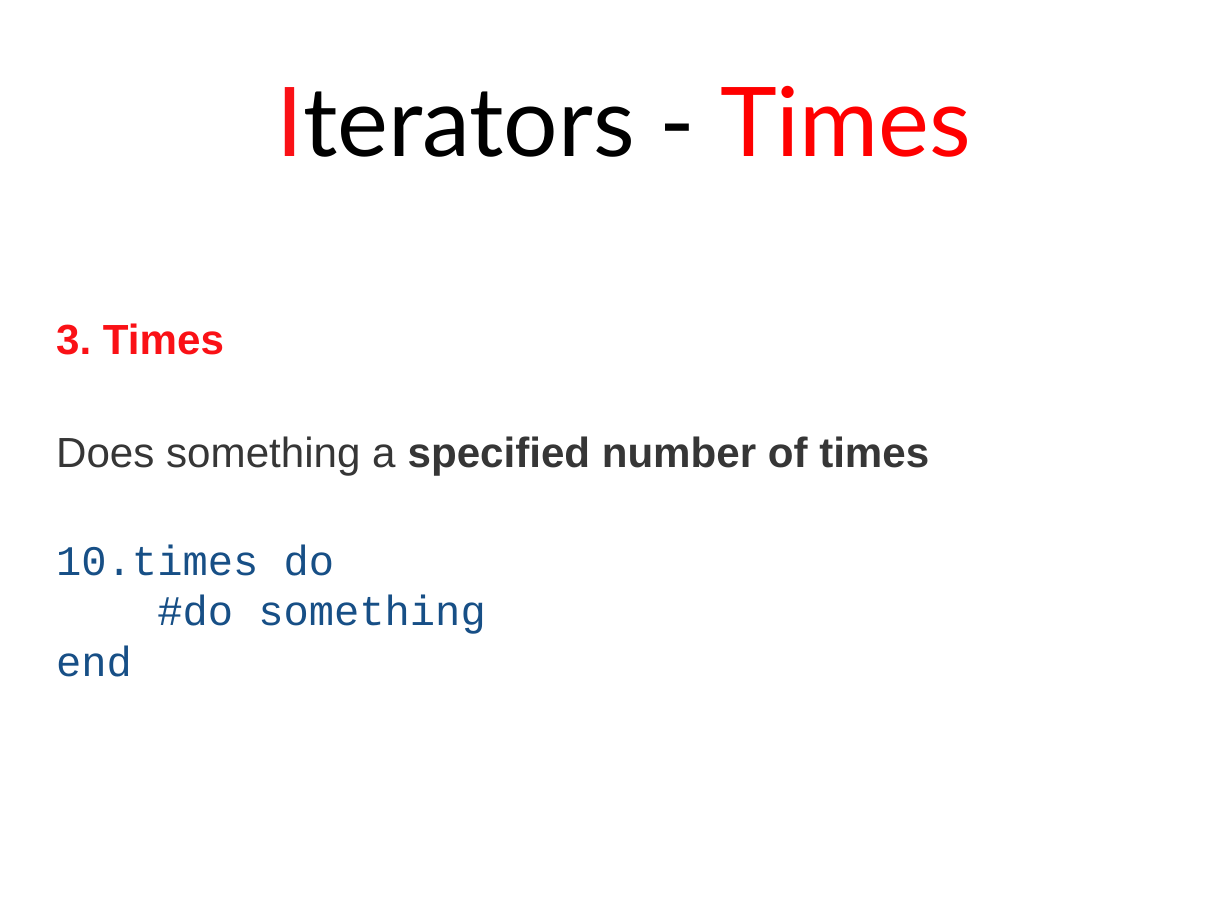
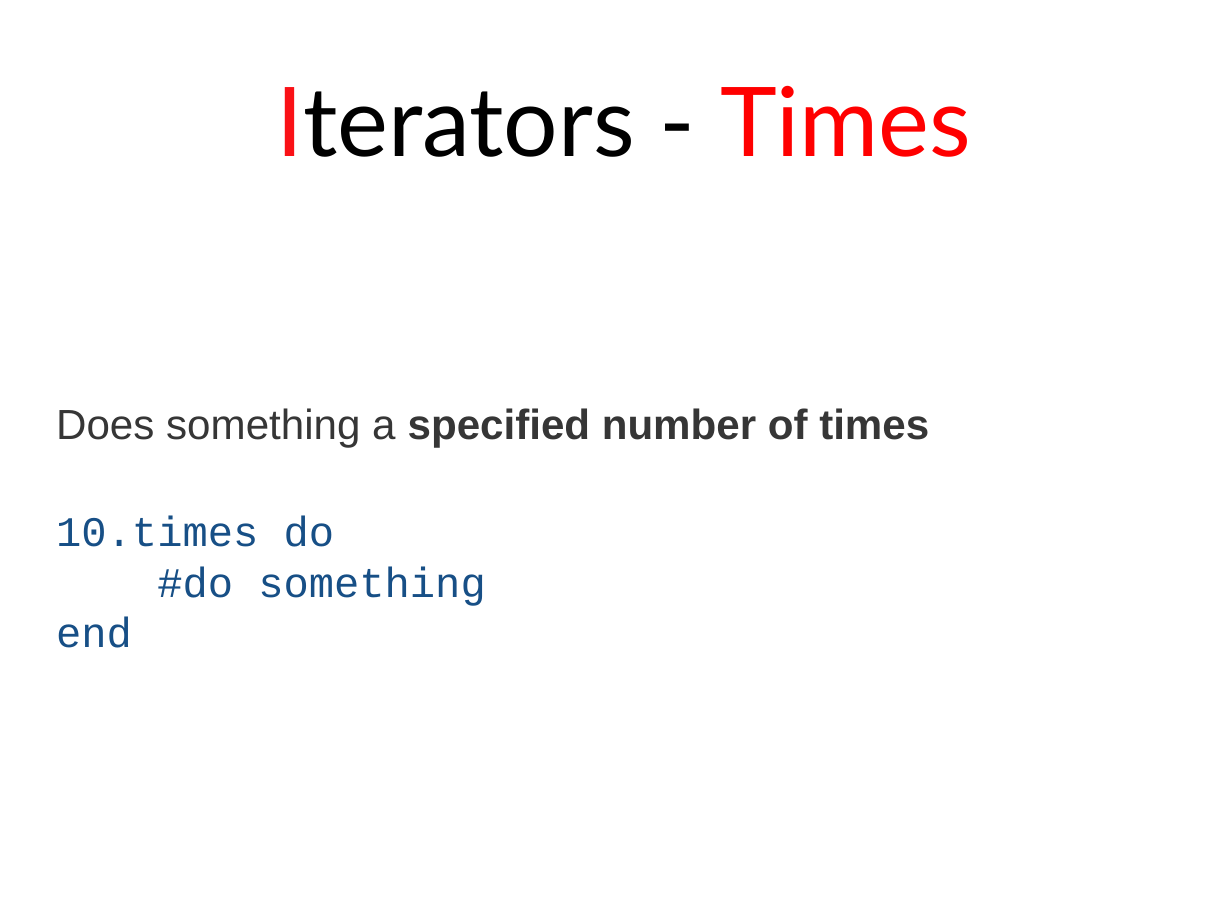
Before and after one commit to stephlaf/P4E, a slide deck: slide 12 of Presentations/Presentations Power Point/03_Looping.pptx. Drawn at 1232x924 pixels with LibreOffice and Linux fonts; fonts in the diff are those of the drawing. Boxes give left, top, right and bottom in pixels: in the first picture for what was removed or moved away, otherwise in the second. Text is boxed around its words. In the diff, an @@ line names an element or a change of style, - is before the commit and + after.

Commit message:
Fixed a typo

```diff
--- a/Presentations/Presentations Power Point/03_Looping.pptx
+++ b/Presentations/Presentations Power Point/03_Looping.pptx
@@ text at bbox=[56, 323, 224, 355]: paragraph removed @@
-3. Times
@@ text "Does something a specified number ...": place and size @@
-text "Does something a specified number ..." at bbox=[56, 323, 929, 677]
+text "Does something a specified number ..." at bbox=[56, 408, 929, 648]
```
Also in this commit, not shown: 3 other slides changed.
